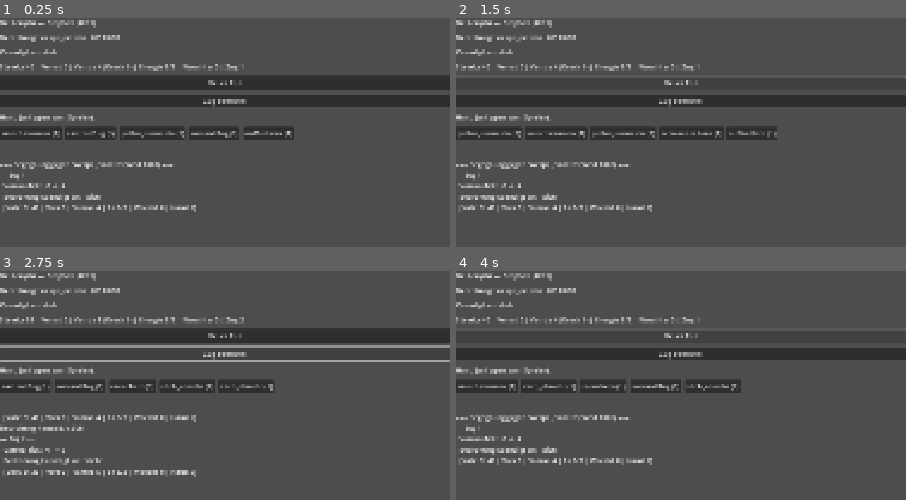
Above: before the commit, frames 1-4 (two rows, left to right).
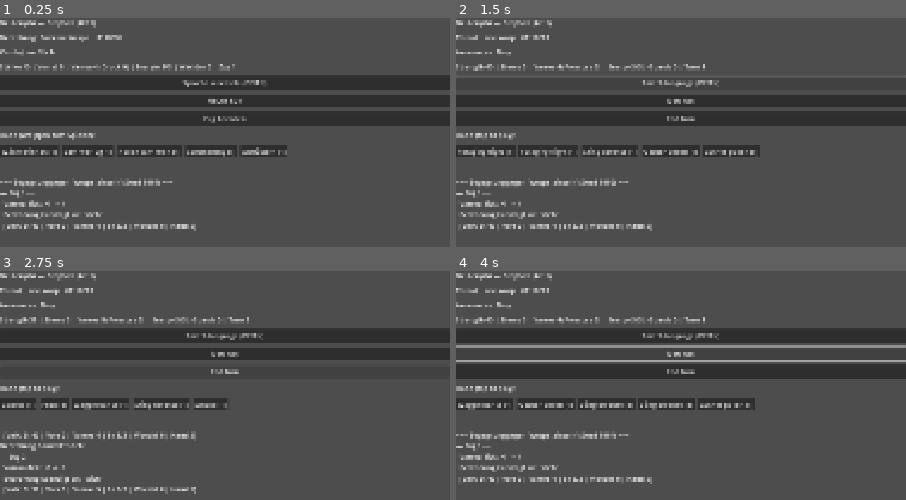
Above: after the commit, the same moments.

Repository: nicolasb-wq/Beutenjahr
Game: Godot game, scene res://ui/Greybox.tscn
The game is run twice, just before and just after one commit, with the same random seed, the same clock (stepped at 60 frames per second) and the same inputs.
Inputs (mouse positions are in pixels of both pictures, inside the frame that each line leads up to):
- Up to frame 1 (0.25 s): no input
- Up to frame 2 (1.5 s): click "Neuer Run" at 0.5 s; click (681, 82) at 1.25 s, where only the run after the commit has a clickable "Sprache wechseln (DE/EN)"
- Up to frame 3 (2.75 s): click "Zug beenden" (after the commit: "End turn") at 2 s
- Up to frame 4 (4 s): click "Neuer Run" (after the commit: "New run") at 2.75 s; click "Neuer Run" (after the commit: "New run") at 3.5 s

The runs differ from the first frame. In frame 1, 17% of the frame differs, in the area x 0-100%, y 7-94%; in frame 2, 18%; in frame 3, 13%; in frame 4, 21%, in the area x 0-100%, y 0-94%.

Commit message:
Block 1: Lokalisierung (i18n-System, DE/EN vollstaendig, Umschalter, CI-Validator)
- core/loc.gd: statischer i18n-Service (assets/i18n/{de,en}.json), t()/set_locale()/
  get_locale()/has_key(), Fallback, TranslationServer-Registrierung
- assets/i18n/de.json + en.json: 79 Keys, paritaetisch (UI, Karten, Bedrohungen,
  Intent-Anzeigenamen, Ereignisse, Relikte)
- Intent-name_key im Threat-Schema + allen 4 Bedrohungen
- Greybox komplett ueber Loc.t (kein hartkodierter Anzeigetext) + Live-DE/EN-Umschalter
- tools/validate_i18n.py: Paritaet, Leerwerte, alle in Content+UI referenzierten
  Keys in beiden Sprachen; in CI-Lint-Job eingehaengt (Negativtest bestaetigt Greifen)
- tests/test_loc.gd (Lookup/Wechsel/Fallback); docs/blocks/block-1-lokalisierung.md
  (Akzeptanzkriterien zuerst); content-schema.md aktualisiert

Blueprint-Abweichung: keine (DE/EN ist in Handbuch §1.7 + Blueprint AP 5.2 vorgesehen).

Co-Authored-By: Claude Opus 4.8 <noreply@anthropic.com>
Claude-Session: https://claude.ai/code/session_01CArX2zmjW1CFTngLoLTuGi

Diff:
--- /dev/null
+++ b/assets/i18n/de.json
@@ -0,0 +1,86 @@
+{
+  "ui.greybox.title": "Beutenjahr — Greybox (Akt 1)",
+  "ui.greybox.new_run": "Neuer Run",
+  "ui.greybox.end_turn": "Zug beenden",
+  "ui.greybox.hand": "Hand (antippen zum Spielen):",
+  "ui.greybox.threat": "Bedrohung: %s",
+  "ui.greybox.hp": "LP %d/%d",
+  "ui.greybox.intent": "Kündigt an: %s",
+  "ui.greybox.result": "Ergebnis: %s",
+  "ui.greybox.reward": "Belohnung: %s",
+  "ui.greybox.switch_lang": "Sprache wechseln (DE/EN)",
+  "ui.state.strength": "Stärke",
+  "ui.state.stores": "Vorrat",
+  "ui.state.varroa": "Varroa",
+  "ui.state.pressure": "Druck",
+  "ui.state.energy": "Energie",
+  "ui.state.guards": "Wächter",
+  "ui.state.turn": "Zug",
+  "ui.result.won": "gewonnen",
+  "ui.result.lost": "verloren",
+  "ui.result.fled": "geflohen",
+  "ui.result.open": "offen",
+
+  "card.sammelflug.name": "Sammelflug",
+  "card.sammelflug.text": "Erhalte 6 Vorräte.",
+  "card.sammelmotor.name": "Sammelmotor",
+  "card.sammelmotor.text": "Fähigkeit: +1 Sammeltrieb pro Runde.",
+  "card.oxalsaeure_traeufeln.name": "Oxalsäure träufeln",
+  "card.oxalsaeure_traeufeln.text": "Varroa −3, brutfrei zusätzlich −6. Entfernt sich aus dem Run.",
+  "card.stich_abwehr.name": "Stichabwehr",
+  "card.stich_abwehr.text": "Füge der Bedrohung 6 Schaden zu.",
+  "card.wehrbienen.name": "Wehrbienen",
+  "card.wehrbienen.text": "8 Schaden an die Bedrohung, +3 Wächterinnen.",
+  "card.waechterinnen.name": "Wächterinnen",
+  "card.waechterinnen.text": "+6 Wächterinnen.",
+  "card.pollen_sammeln.name": "Pollen sammeln",
+  "card.pollen_sammeln.text": "+4 Vorräte, ziehe 1 Karte.",
+  "card.schwaenzeltanz.name": "Schwänzeltanz",
+  "card.schwaenzeltanz.text": "Ziehe 2 Karten, +1 Sammeltrieb.",
+  "card.drohnenbrut_schneiden.name": "Drohnenbrut schneiden",
+  "card.drohnenbrut_schneiden.text": "Varroa −3, aber −2 Volksstärke.",
+  "card.raeuchern.name": "Räuchern",
+  "card.raeuchern.text": "Varroa −4.",
+  "card.auffuettern.name": "Auffüttern",
+  "card.auffuettern.text": "+5 Volksstärke.",
+
+  "threat.schwarmereignis.name": "Schwarmereignis",
+  "threat.schwarmereignis.text": "Akt-2-Boss: Das Volk drängt zum Schwärmen.",
+  "threat.raeuberei_welle.name": "Räuberei-Welle",
+  "threat.raeuberei_welle.text": "Akt-3-Boss: Fremde Bienen plündern die Vorräte.",
+  "threat.varroa_kollaps.name": "Varroa-Kollaps",
+  "threat.varroa_kollaps.text": "Akt-3-Boss: Die Milbenlast eskaliert.",
+  "threat.wespe_einzeln.name": "Einzelne Wespe",
+  "threat.wespe_einzeln.text": "Eine Wespe umkreist das Flugloch.",
+
+  "threat.schwarmereignis.intent.abschwaermen": "Abschwärmen",
+  "threat.schwarmereignis.intent.schwarmzelle": "Schwarmzelle",
+  "threat.raeuberei_welle.intent.pluendern": "Plündern",
+  "threat.raeuberei_welle.intent.uebermacht": "Übermacht",
+  "threat.varroa_kollaps.intent.milbensturm": "Milbensturm",
+  "threat.varroa_kollaps.intent.brutschaden": "Brutschaden",
+  "threat.wespe_einzeln.intent.stich": "Stich",
+  "threat.wespe_einzeln.intent.umkreisen": "Umkreisen",
+
+  "event.wildblumenwiese.name": "Wildblumenwiese",
+  "event.wildblumenwiese.text": "Eine blühende Wiese lädt zum Sammeln — oder zur Rast.",
+  "event.wildblumenwiese.opt_sammeln": "Sammeln (+8 Vorräte)",
+  "event.wildblumenwiese.opt_ruhe": "Rasten (+5 Volksstärke, +1 Varroa)",
+  "event.verflogene_biene.name": "Verflogene Biene",
+  "event.verflogene_biene.text": "Eine fremde Biene sucht Einlass.",
+  "event.verflogene_biene.opt_auffuettern": "Auffüttern (Vorräte → Volksstärke)",
+  "event.verflogene_biene.opt_einweisen": "Einweisen (Karte ins Deck)",
+  "event.raeuberischer_nachbar.name": "Räuberischer Nachbar",
+  "event.raeuberischer_nachbar.text": "Ein Nachbarvolk späht nach Beute.",
+  "event.raeuberischer_nachbar.opt_fluglochkeil": "Fluglochkeil (−6 Vorräte)",
+  "event.raeuberischer_nachbar.opt_zulassen": "Zulassen (+2 Varroa, +4 Vorräte)",
+
+  "relic.beutenbock.name": "Beutenbock",
+  "relic.beutenbock.text": "Zu Zugbeginn: +2 Wächterinnen.",
+  "relic.bienenflucht.name": "Bienenflucht",
+  "relic.bienenflucht.text": "Zu Begegnungsbeginn: ziehe 1 Karte.",
+  "relic.stockmeissel.name": "Stockmeißel",
+  "relic.stockmeissel.text": "Wenn du eine Karte spielst: markiere die Bedrohung.",
+  "relic.absperrgitter.name": "Absperrgitter",
+  "relic.absperrgitter.text": "Bei hoher Varroa: halbiert das Milbenwachstum."
+}
--- /dev/null
+++ b/assets/i18n/en.json
@@ -0,0 +1,86 @@
+{
+  "ui.greybox.title": "Beutenjahr — Greybox (Act 1)",
+  "ui.greybox.new_run": "New run",
+  "ui.greybox.end_turn": "End turn",
+  "ui.greybox.hand": "Hand (tap to play):",
+  "ui.greybox.threat": "Threat: %s",
+  "ui.greybox.hp": "HP %d/%d",
+  "ui.greybox.intent": "Announces: %s",
+  "ui.greybox.result": "Result: %s",
+  "ui.greybox.reward": "Reward: %s",
+  "ui.greybox.switch_lang": "Switch language (DE/EN)",
+  "ui.state.strength": "Strength",
+  "ui.state.stores": "Stores",
+  "ui.state.varroa": "Varroa",
+  "ui.state.pressure": "Pressure",
+  "ui.state.energy": "Energy",
+  "ui.state.guards": "Guards",
+  "ui.state.turn": "Turn",
+  "ui.result.won": "won",
+  "ui.result.lost": "lost",
+  "ui.result.fled": "fled",
+  "ui.result.open": "open",
+
+  "card.sammelflug.name": "Foraging flight",
+  "card.sammelflug.text": "Gain 6 stores.",
+  "card.sammelmotor.name": "Foraging engine",
+  "card.sammelmotor.text": "Power: +1 foraging drive each turn.",
+  "card.oxalsaeure_traeufeln.name": "Trickle oxalic acid",
+  "card.oxalsaeure_traeufeln.text": "Varroa −3, brood-free an extra −6. Exhausts.",
+  "card.stich_abwehr.name": "Sting defense",
+  "card.stich_abwehr.text": "Deal 6 damage to the threat.",
+  "card.wehrbienen.name": "Guard bees",
+  "card.wehrbienen.text": "8 damage to the threat, +3 guards.",
+  "card.waechterinnen.name": "Guards",
+  "card.waechterinnen.text": "+6 guards.",
+  "card.pollen_sammeln.name": "Gather pollen",
+  "card.pollen_sammeln.text": "+4 stores, draw 1 card.",
+  "card.schwaenzeltanz.name": "Waggle dance",
+  "card.schwaenzeltanz.text": "Draw 2 cards, +1 foraging drive.",
+  "card.drohnenbrut_schneiden.name": "Cut drone brood",
+  "card.drohnenbrut_schneiden.text": "Varroa −3, but −2 colony strength.",
+  "card.raeuchern.name": "Smoke",
+  "card.raeuchern.text": "Varroa −4.",
+  "card.auffuettern.name": "Feed",
+  "card.auffuettern.text": "+5 colony strength.",
+
+  "threat.schwarmereignis.name": "Swarming event",
+  "threat.schwarmereignis.text": "Act 2 boss: The colony urges to swarm.",
+  "threat.raeuberei_welle.name": "Robbing wave",
+  "threat.raeuberei_welle.text": "Act 3 boss: Foreign bees plunder the stores.",
+  "threat.varroa_kollaps.name": "Varroa collapse",
+  "threat.varroa_kollaps.text": "Act 3 boss: The mite load escalates.",
+  "threat.wespe_einzeln.name": "Lone wasp",
+  "threat.wespe_einzeln.text": "A wasp circles the hive entrance.",
+
+  "threat.schwarmereignis.intent.abschwaermen": "Swarm off",
+  "threat.schwarmereignis.intent.schwarmzelle": "Swarm cell",
+  "threat.raeuberei_welle.intent.pluendern": "Plunder",
+  "threat.raeuberei_welle.intent.uebermacht": "Overwhelm",
+  "threat.varroa_kollaps.intent.milbensturm": "Mite storm",
+  "threat.varroa_kollaps.intent.brutschaden": "Brood damage",
+  "threat.wespe_einzeln.intent.stich": "Sting",
+  "threat.wespe_einzeln.intent.umkreisen": "Circle",
+
+  "event.wildblumenwiese.name": "Wildflower meadow",
+  "event.wildblumenwiese.text": "A blooming meadow invites foraging — or a rest.",
+  "event.wildblumenwiese.opt_sammeln": "Forage (+8 stores)",
+  "event.wildblumenwiese.opt_ruhe": "Rest (+5 colony strength, +1 varroa)",
+  "event.verflogene_biene.name": "Strayed bee",
+  "event.verflogene_biene.text": "A foreign bee seeks entry.",
+  "event.verflogene_biene.opt_auffuettern": "Feed (stores → colony strength)",
+  "event.verflogene_biene.opt_einweisen": "Admit (add card to deck)",
+  "event.raeuberischer_nachbar.name": "Robbing neighbor",
+  "event.raeuberischer_nachbar.text": "A neighboring colony scouts for loot.",
+  "event.raeuberischer_nachbar.opt_fluglochkeil": "Entrance reducer (−6 stores)",
+  "event.raeuberischer_nachbar.opt_zulassen": "Allow it (+2 varroa, +4 stores)",
+
+  "relic.beutenbock.name": "Hive stand",
+  "relic.beutenbock.text": "At turn start: +2 guards.",
+  "relic.bienenflucht.name": "Bee escape",
+  "relic.bienenflucht.text": "At encounter start: draw 1 card.",
+  "relic.stockmeissel.name": "Hive tool",
+  "relic.stockmeissel.text": "When you play a card: mark the threat.",
+  "relic.absperrgitter.name": "Queen excluder",
+  "relic.absperrgitter.text": "At high varroa: halves mite growth."
+}
--- a/content/schema/threat.schema.json
+++ b/content/schema/threat.schema.json
@@ -30,6 +30,7 @@
         "required": ["id", "weight", "effects"],
         "properties": {
           "id": { "$ref": "defs.schema.json#/$defs/id" },
+          "name_key": { "$ref": "defs.schema.json#/$defs/key" },
           "weight": { "type": "integer", "minimum": 1 },
           "min_turn": { "type": "integer", "minimum": 1 },
           "phase": { "type": "integer", "minimum": 1 },
--- a/content/threats/raeuberei_welle.json
+++ b/content/threats/raeuberei_welle.json
@@ -7,9 +7,9 @@
   "is_boss": true,
   "escalation": { "type": "per_phase", "value": 3 },
   "intents": [
-    { "id": "pluendern", "weight": 3, "min_turn": 1,
+    { "id": "pluendern", "name_key": "threat.raeuberei_welle.intent.pluendern", "weight": 3, "min_turn": 1,
       "effects": [ { "op": "spend_stores", "value": 4, "target": "colony" } ] },
-    { "id": "uebermacht", "weight": 2, "min_turn": 4, "phase": 2,
+    { "id": "uebermacht", "name_key": "threat.raeuberei_welle.intent.uebermacht", "weight": 2, "min_turn": 4, "phase": 2,
       "effects": [ { "op": "deal_damage", "value": 10, "target": "colony" } ] }
   ]
 }
--- a/content/threats/schwarmereignis.json
+++ b/content/threats/schwarmereignis.json
@@ -7,9 +7,9 @@
   "is_boss": true,
   "escalation": { "type": "per_turn", "value": 1 },
   "intents": [
-    { "id": "abschwaermen", "weight": 3, "min_turn": 1,
+    { "id": "abschwaermen", "name_key": "threat.schwarmereignis.intent.abschwaermen", "weight": 3, "min_turn": 1,
       "effects": [ { "op": "deal_damage", "value": 8, "target": "colony" } ] },
-    { "id": "schwarmzelle", "weight": 2, "min_turn": 3,
+    { "id": "schwarmzelle", "name_key": "threat.schwarmereignis.intent.schwarmzelle", "weight": 2, "min_turn": 3,
       "effects": [ { "op": "add_varroa", "value": 3, "target": "colony" } ] }
   ]
 }
--- a/content/threats/varroa_kollaps.json
+++ b/content/threats/varroa_kollaps.json
@@ -7,12 +7,12 @@
   "is_boss": true,
   "escalation": { "type": "per_turn", "value": 2 },
   "intents": [
-    { "id": "milbensturm", "weight": 3, "min_turn": 1,
+    { "id": "milbensturm", "name_key": "threat.varroa_kollaps.intent.milbensturm", "weight": 3, "min_turn": 1,
       "effects": [
         { "op": "deal_damage", "value": 3, "target": "colony",
           "scale": { "per": "varroa", "factor": 1 } }
       ] },
-    { "id": "brutschaden", "weight": 2, "min_turn": 2,
+    { "id": "brutschaden", "name_key": "threat.varroa_kollaps.intent.brutschaden", "weight": 2, "min_turn": 2,
       "effects": [ { "op": "add_varroa", "value": 2, "target": "colony" } ] }
   ]
 }
--- a/content/threats/wespe_einzeln.json
+++ b/content/threats/wespe_einzeln.json
@@ -7,9 +7,9 @@
   "is_boss": false,
   "escalation": { "type": "none", "value": 0 },
   "intents": [
-    { "id": "stich", "weight": 3, "min_turn": 1,
+    { "id": "stich", "name_key": "threat.wespe_einzeln.intent.stich", "weight": 3, "min_turn": 1,
       "effects": [ { "op": "deal_damage", "value": 5, "target": "colony" } ] },
-    { "id": "umkreisen", "weight": 1, "min_turn": 1,
+    { "id": "umkreisen", "name_key": "threat.wespe_einzeln.intent.umkreisen", "weight": 1, "min_turn": 1,
       "effects": [ { "op": "add_varroa", "value": 1, "target": "colony" } ] }
   ]
 }
--- /dev/null
+++ b/core/loc.gd
@@ -0,0 +1,78 @@
+class_name Loc
+extends RefCounted
+## i18n-Service (Block 1). Bewusst KEIN Teil des reinen Sim-Kerns: nutzt Datei-IO
+## und den globalen TranslationServer. Statisch, damit UI und Tests ihn ohne
+## Autoload/Node nutzen koennen.
+##
+## Quelle der Wahrheit: assets/i18n/<locale>.json (key -> Text). Beide Sprachen
+## werden gegen Paritaet geprueft (tools/validate_i18n.py, CI). Regel ab Block 1:
+## kein neuer Text ohne Key in beiden Sprachen.
+
+const DEFAULT_LOCALE: String = "de"
+const LOCALES: Array[String] = ["de", "en"]
+const _DIR: String = "res://assets/i18n"
+
+static var _tables: Dictionary = {}
+static var _locale: String = DEFAULT_LOCALE
+static var _loaded: bool = false
+
+
+static func ensure_loaded() -> void:
+	if _loaded:
+		return
+	for code: String in LOCALES:
+		_tables[code] = _load_table(code)
+	_register_translation_server()
+	_loaded = true
+
+
+static func t(key: String) -> String:
+	ensure_loaded()
+	var table: Dictionary = _tables.get(_locale, {})
+	if table.has(key) and String(table[key]) != "":
+		return String(table[key])
+	var fallback: Dictionary = _tables.get(DEFAULT_LOCALE, {})
+	if fallback.has(key) and String(fallback[key]) != "":
+		return String(fallback[key])
+	return key
+
+
+static func set_locale(code: String) -> void:
+	ensure_loaded()
+	if LOCALES.has(code):
+		_locale = code
+		TranslationServer.set_locale(code)
+
+
+static func get_locale() -> String:
+	return _locale
+
+
+static func available_locales() -> Array:
+	return LOCALES.duplicate()
+
+
+static func has_key(key: String) -> bool:
+	ensure_loaded()
+	var table: Dictionary = _tables.get(DEFAULT_LOCALE, {})
+	return table.has(key)
+
+
+static func _load_table(code: String) -> Dictionary:
+	var path := "%s/%s.json" % [_DIR, code]
+	var text := FileAccess.get_file_as_string(path)
+	var data: Variant = JSON.parse_string(text)
+	if typeof(data) == TYPE_DICTIONARY:
+		return data
+	push_error("Loc: konnte '%s' nicht laden" % path)
+	return {}
+
+
+static func _register_translation_server() -> void:
+	for code: String in LOCALES:
+		var translation := Translation.new()
+		translation.locale = code
+		var table: Dictionary = _tables.get(code, {})
+		for key: String in table.keys():
+			translation.add_message(key, String(table[key]))
+		TranslationServer.add_translation(translation)
--- a/tests/run_tests.gd
+++ b/tests/run_tests.gd
@@ -7,6 +7,7 @@
 ## (verhindert Idle-Hang, falls quit() im _initialize nicht sofort greift).
 
 const SUITES: Array = [
+	preload("res://tests/test_loc.gd"),
 	preload("res://tests/test_rng.gd"),
 	preload("res://tests/test_interpreter.gd"),
 	preload("res://tests/test_interpreter_ops.gd"),
--- /dev/null
+++ b/tests/test_loc.gd
@@ -0,0 +1,43 @@
+extends TestCase
+## Block 1: i18n-Service (Loc) — Lookup, Locale-Wechsel, Fallback.
+
+
+func before_each() -> void:
+	Loc.set_locale("de")
+
+
+func after_each() -> void:
+	Loc.set_locale("de")
+
+
+func test_lookup_de() -> void:
+	Loc.set_locale("de")
+	assert_eq(Loc.t("ui.greybox.end_turn"), "Zug beenden")
+
+
+func test_lookup_en() -> void:
+	Loc.set_locale("en")
+	assert_eq(Loc.t("ui.greybox.end_turn"), "End turn")
+
+
+func test_fallback_to_key() -> void:
+	assert_eq(Loc.t("does.not.exist"), "does.not.exist")
+
+
+func test_locale_switch_changes_output() -> void:
+	Loc.set_locale("de")
+	var de := Loc.t("card.sammelflug.name")
+	Loc.set_locale("en")
+	var en := Loc.t("card.sammelflug.name")
+	assert_ne(de, en, "Sprachwechsel ändert Ausgabe")
+	assert_eq(de, "Sammelflug")
+	assert_eq(en, "Foraging flight")
+
+
+func test_result_keys_present() -> void:
+	for key: String in ["ui.result.won", "ui.result.lost", "ui.result.fled", "ui.result.open"]:
+		assert_true(Loc.has_key(key), "Ergebnis-Key vorhanden: " + key)
+
+
+func test_available_locales() -> void:
+	assert_eq(Loc.available_locales(), ["de", "en"])
--- a/ui/Greybox.gd
+++ b/ui/Greybox.gd
@@ -1,10 +1,8 @@
 extends Control
 ## Greybox-Minimal-UI fuer das SPASS-GATE (Blueprint AP 2.2): "null Schoenheit,
-## volle Funktion". Die UI ist reiner Konsument des headless Kerns (core/) —
-## keine Spielregeln hier, nur Anzeige + Eingabe.
-##
-## Bewusst programmatisch aufgebaut (keine handgepflegte .tscn-Knotenwand).
-## Die finale, gestaltete UI entsteht in Phase 5.
+## volle Funktion". Reiner Konsument des headless Kerns (core/) — keine
+## Spielregeln hier, nur Anzeige + Eingabe. Alle Texte ueber Loc (Block 1):
+## kein hartkodierter Anzeigetext. Die finale, gestaltete UI entsteht in Phase 5.
 
 const START_DECK: Array = [
 	"pollen_sammeln",
@@ -25,6 +23,8 @@
 var _engine: TurnEngine
 var _run_counter: int = 0
 
+var _title_label: Label
+var _hand_title_label: Label
 var _threat_label: Label
 var _intent_label: Label
 var _state_label: Label
@@ -32,11 +32,14 @@
 var _log_label: Label
 var _hand_box: HBoxContainer
 var _end_button: Button
+var _new_run_button: Button
+var _lang_button: Button
 
 
 func _ready() -> void:
 	_content = ContentDB.new()
 	_content.load_all()
+	Loc.set_locale(Loc.DEFAULT_LOCALE)
 	_build_ui()
 	_new_encounter()
 
@@ -47,27 +50,24 @@
 	vbox.add_theme_constant_override("separation", 12)
 	add_child(vbox)
 
-	var title := Label.new()
-	title.text = "Beutenjahr — Greybox (Akt 1)"
-	vbox.add_child(title)
-
+	_title_label = _mk_label(vbox)
 	_threat_label = _mk_label(vbox)
 	_intent_label = _mk_label(vbox)
 	_state_label = _mk_label(vbox)
 
-	var restart := Button.new()
-	restart.text = "Neuer Run"
-	restart.pressed.connect(_new_encounter)
-	vbox.add_child(restart)
+	_lang_button = Button.new()
+	_lang_button.pressed.connect(_on_switch_lang)
+	vbox.add_child(_lang_button)
+
+	_new_run_button = Button.new()
+	_new_run_button.pressed.connect(_new_encounter)
+	vbox.add_child(_new_run_button)
 
 	_end_button = Button.new()
-	_end_button.text = "Zug beenden"
 	_end_button.pressed.connect(_on_end_turn)
 	vbox.add_child(_end_button)
 
-	var hand_title := Label.new()
-	hand_title.text = "Hand (antippen zum Spielen):"
-	vbox.add_child(hand_title)
+	_hand_title_label = _mk_label(vbox)
 
 	_hand_box = HBoxContainer.new()
 	_hand_box.add_theme_constant_override("separation", 8)
@@ -76,12 +76,27 @@
 	_result_label = _mk_label(vbox)
 	_log_label = _mk_label(vbox)
 	_log_label.autowrap_mode = TextServer.AUTOWRAP_WORD_SMART
+	_apply_chrome_texts()
 
 
 func _mk_label(parent: Node) -> Label:
 	var lbl := Label.new()
 	parent.add_child(lbl)
 	return lbl
+
+
+func _apply_chrome_texts() -> void:
+	_title_label.text = Loc.t("ui.greybox.title")
+	_hand_title_label.text = Loc.t("ui.greybox.hand")
+	_lang_button.text = Loc.t("ui.greybox.switch_lang")
+	_new_run_button.text = Loc.t("ui.greybox.new_run")
+	_end_button.text = Loc.t("ui.greybox.end_turn")
+
+
+func _on_switch_lang() -> void:
+	Loc.set_locale("en" if Loc.get_locale() == "de" else "de")
+	_apply_chrome_texts()
+	_refresh()
 
 
 func _new_encounter() -> void:
@@ -112,29 +127,68 @@
 func _refresh() -> void:
 	var enc := _engine.enc
 	var threat := enc.threat
-	_threat_label.text = "Bedrohung: %s   HP %d/%d" % [threat.id, threat.hp, threat.max_hp]
-	_intent_label.text = "Kuendigt an: %s" % String(threat.current_intent.get("id", "-"))
+	var threat_name := Loc.t(String(threat.def.get("name_key", threat.id)))
+	_threat_label.text = (
+		(Loc.t("ui.greybox.threat") % threat_name)
+		+ "   "
+		+ (Loc.t("ui.greybox.hp") % [threat.hp, threat.max_hp])
+	)
+	_intent_label.text = Loc.t("ui.greybox.intent") % _intent_name(threat)
+	_state_label.text = _state_line(enc)
+	_rebuild_hand()
+	_end_button.disabled = _engine.is_over()
+	if _engine.is_over():
+		_result_label.text = (
+			(Loc.t("ui.greybox.result") % _result_text(enc.result))
+			+ "    "
+			+ (Loc.t("ui.greybox.reward") % str(enc.reward_choices))
+		)
+	else:
+		_result_label.text = ""
+	_log_label.text = _tail_log()
+
+
+func _result_text(result: String) -> String:
+	match result:
+		"won":
+			return Loc.t("ui.result.won")
+		"lost":
+			return Loc.t("ui.result.lost")
+		"fled":
+			return Loc.t("ui.result.fled")
+		_:
+			return Loc.t("ui.result.open")
+
+
+func _intent_name(threat: ThreatState) -> String:
+	var intent := threat.current_intent
+	if intent.is_empty():
+		return "-"
+	return Loc.t(String(intent.get("name_key", intent.get("id", "-"))))
+
+
+func _state_line(enc: EncounterState) -> String:
 	var pressure := Balance.varroa_pressure(enc.varroa)
-	_state_label.text = (
-		"Staerke %d | Vorrat %d | Varroa %d (Druck %d) | Energie %d/%d | Waechter %d | Zug %d"
+	return (
+		"%s %d | %s %d | %s %d (%s %d) | %s %d/%d | %s %d | %s %d"
 		% [
+			Loc.t("ui.state.strength"),
 			enc.strength,
+			Loc.t("ui.state.stores"),
 			enc.stores,
+			Loc.t("ui.state.varroa"),
 			enc.varroa,
+			Loc.t("ui.state.pressure"),
 			pressure,
+			Loc.t("ui.state.energy"),
 			enc.energy,
 			enc.max_energy,
+			Loc.t("ui.state.guards"),
 			enc.guards,
+			Loc.t("ui.state.turn"),
 			enc.turn_number,
 		]
 	)
-	_rebuild_hand()
-	_end_button.disabled = _engine.is_over()
-	if _engine.is_over():
-		_result_label.text = "Ergebnis: %s    Belohnung: %s" % [enc.result, str(enc.reward_choices)]
-	else:
-		_result_label.text = ""
-	_log_label.text = _tail_log()
 
 
 func _rebuild_hand() -> void:
@@ -143,9 +197,10 @@
 	for i in _engine.enc.hand.size():
 		var card: Dictionary = _engine.enc.hand[i]
 		var def: Dictionary = _content.cards.get(String(card.get("id", "")), {})
+		var name_key := String(def.get("name_key", ""))
+		var cname := Loc.t(name_key) if name_key != "" else String(card.get("id", "?"))
 		var btn := Button.new()
-		var cost := CardLib.cost(def, bool(card.get("upgraded", false)))
-		btn.text = "%s (%d)" % [String(card.get("id", "?")), cost]
+		btn.text = "%s (%d)" % [cname, CardLib.cost(def, bool(card.get("upgraded", false)))]
 		btn.disabled = _engine.is_over() or not _engine.can_play(i)
 		btn.pressed.connect(_on_play.bind(i))
 		_hand_box.add_child(btn)
Not shown, changed: .github/workflows/ci.yml
Not shown, added: docs/blocks/block-1-lokalisierung.md
Not shown, changed: docs/content-schema.md
Not shown, added: tools/validate_i18n.py
